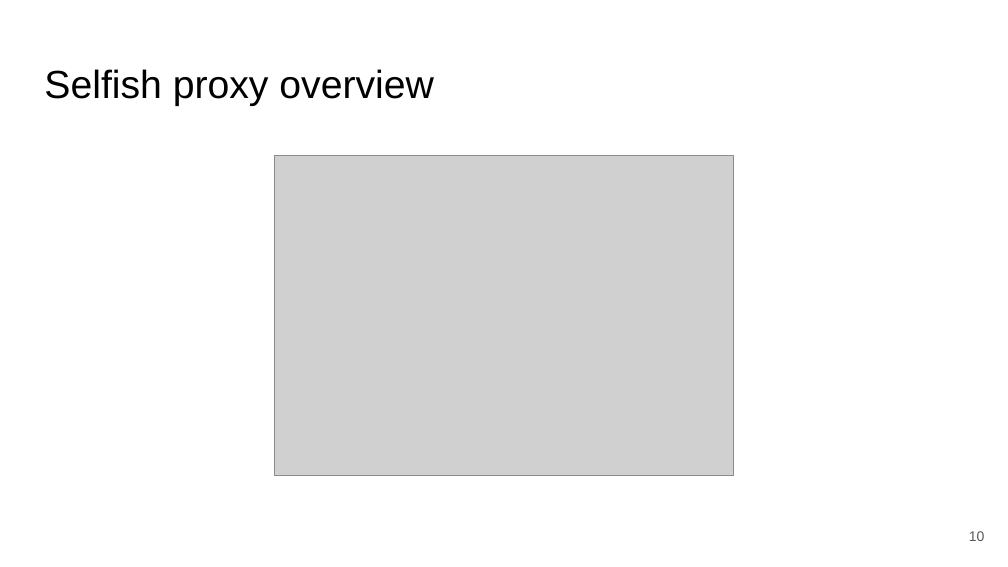
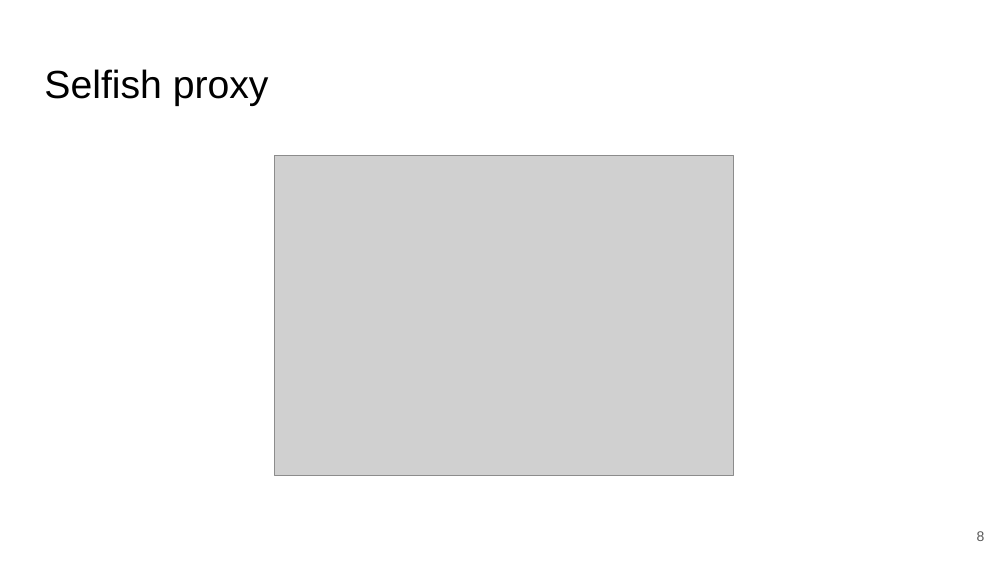
Before and after one commit to simonmulser/master-thesis, a slide deck: slide 8 of presentation/presentation.odp (slide 10 before the commit). Drawn at 1008x567 pixels with LibreOffice and Linux fonts; fonts in the diff are those of the drawing; grey boxes stand for pictures. Boxes give left, top, right and bottom in pixels: in the first picture for what was removed or moved away, otherwise in the second. Text is boxed around its words. In the diff, an @@ line names an element or a change of style, - is before the commit and + after.

```diff
--- a/presentation/presentation.odp
+++ b/presentation/presentation.odp
@@ title at (44,69,269,106): text changed @@
-Selfish proxy overview
+Selfish proxy
@@ page number at (977,531,985,541): text changed @@
-10
+8
```
Also in this commit, not shown: 3 other slides changed, 4 slides removed, 1 other file.
